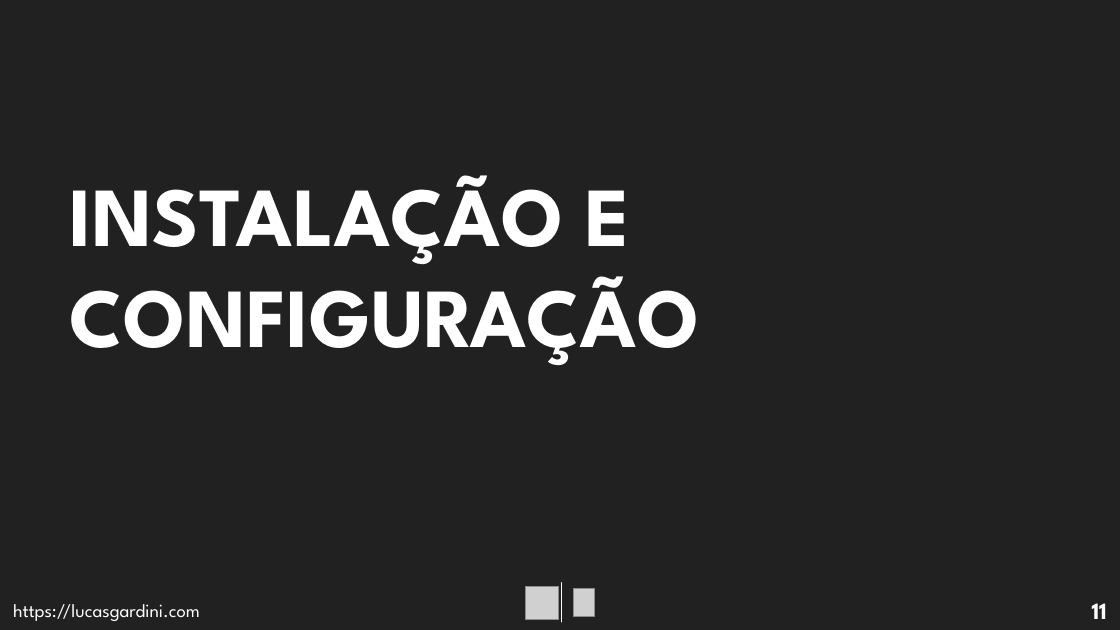
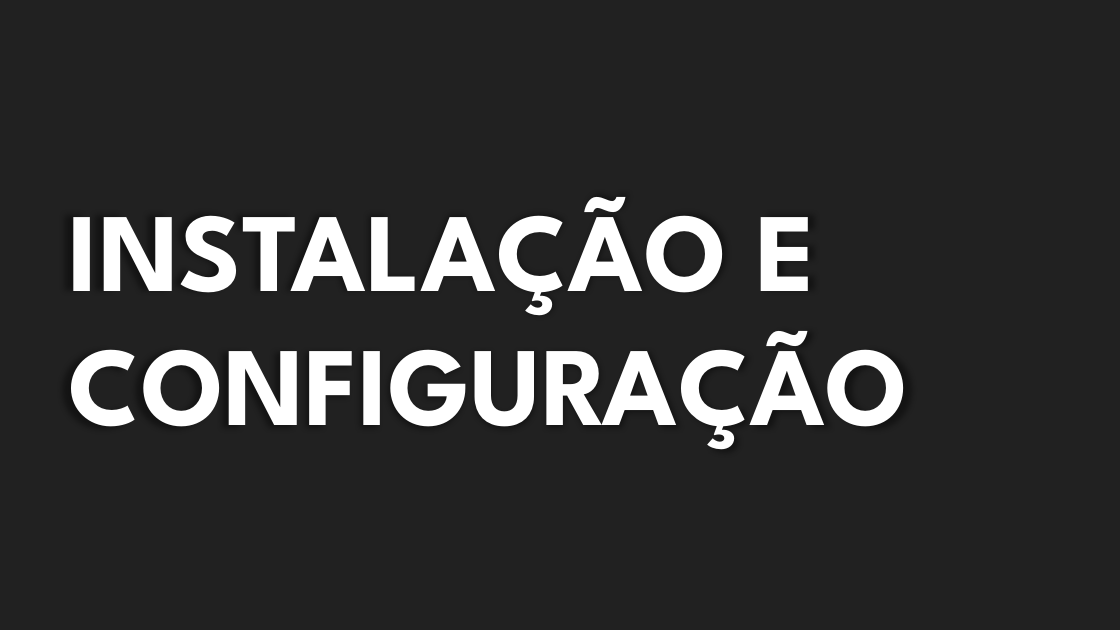
Before and after one commit to Lucas-Gardini/IFSP-ADS-BD2, a slide deck: slide 13 of mongodb/minicurso-mongodb.pptx (slide 11 before the commit). Drawn at 1120x630 pixels with LibreOffice and Linux fonts; fonts in the diff are those of the drawing; grey boxes stand for pictures; background and template pictures are left out. Boxes give left, top, right and bottom in pixels: in the first picture for what was removed or moved away, otherwise in the second. Text is boxed around its words. In the diff, an @@ line names an element or a change of style, - is before the commit and + after.

```diff
--- a/mongodb/minicurso-mongodb.pptx
+++ b/mongodb/minicurso-mongodb.pptx
@@ text "INSTALAÇÃO E": place and size @@
-text "INSTALAÇÃO E" at box(70, 175, 700, 365)
+text "INSTALAÇÃO E" at box(69, 197, 909, 450)
@@ text "INSTALAÇÃO E" at box(69, 197, 909, 450): size 72 to 96 pt @@
@@ picture removed at box(526, 586, 559, 619) @@
@@ line removed from (562, 583) to (562, 622) @@
@@ picture removed at box(574, 588, 595, 616) @@
@@ text removed at box(13, 604, 200, 621) @@
-https://lucasgardini.com
@@ page number removed at box(1092, 603, 1107, 619) @@
-11
```
Also in this commit, not shown: 5 other slides changed, 2 slides added, 1 other file.
